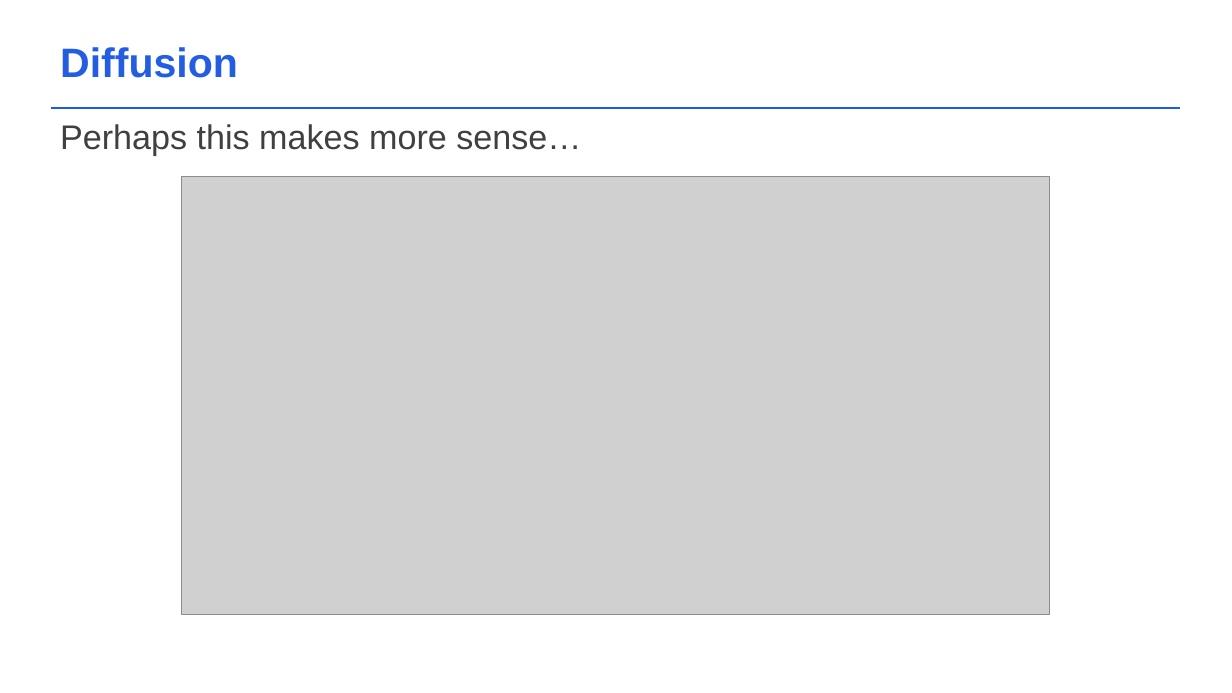
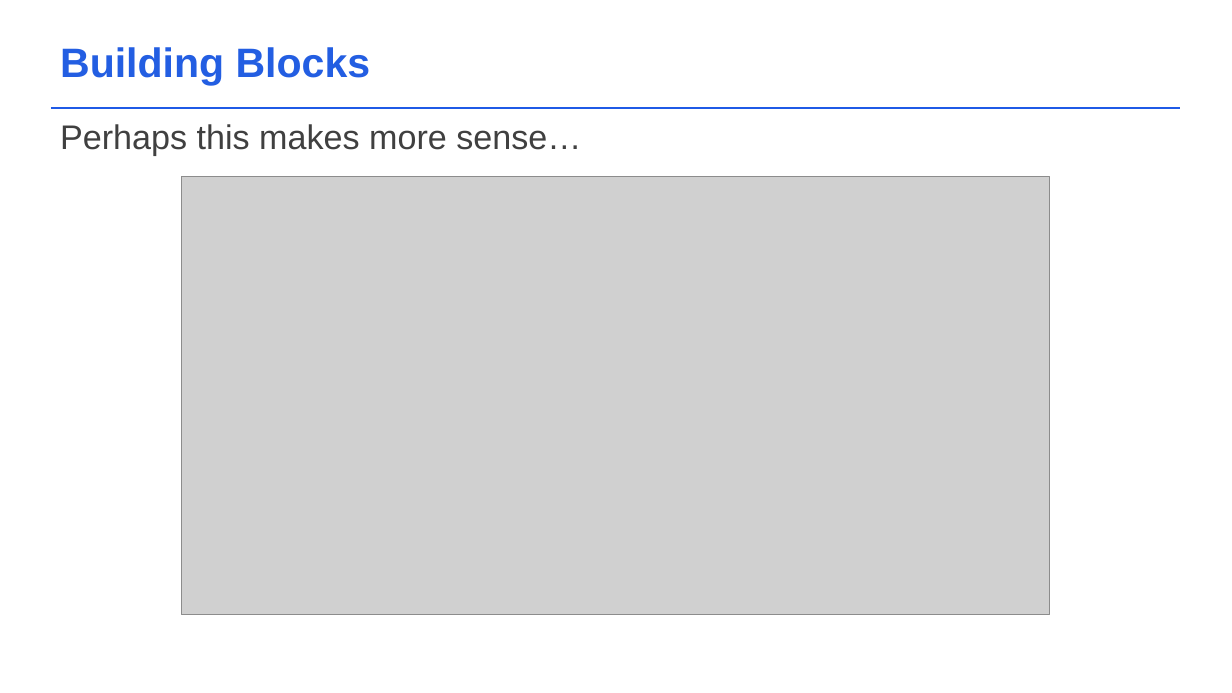
Before and after one commit to acceleratescience/diffusion-models, a slide deck: slide 3 of slides/3_Building-blocks.pptx. Drawn at 1232x693 pixels with LibreOffice and Linux fonts; fonts in the diff are those of the drawing; grey boxes stand for pictures; background and template pictures are left out. Boxes give left, top, right and bottom in pixels: in the first picture for what was removed or moved away, otherwise in the second. Text is boxed around its words. In the diff, an @@ line names an element or a change of style, - is before the commit and + after.

```diff
--- a/slides/3_Building-blocks.pptx
+++ b/slides/3_Building-blocks.pptx
@@ text at box(60, 47, 371, 86): text changed @@
-Diffusion
+Building Blocks
```
Also in this commit, not shown: 4 other slides changed, 2 slides added, 5 other files.
